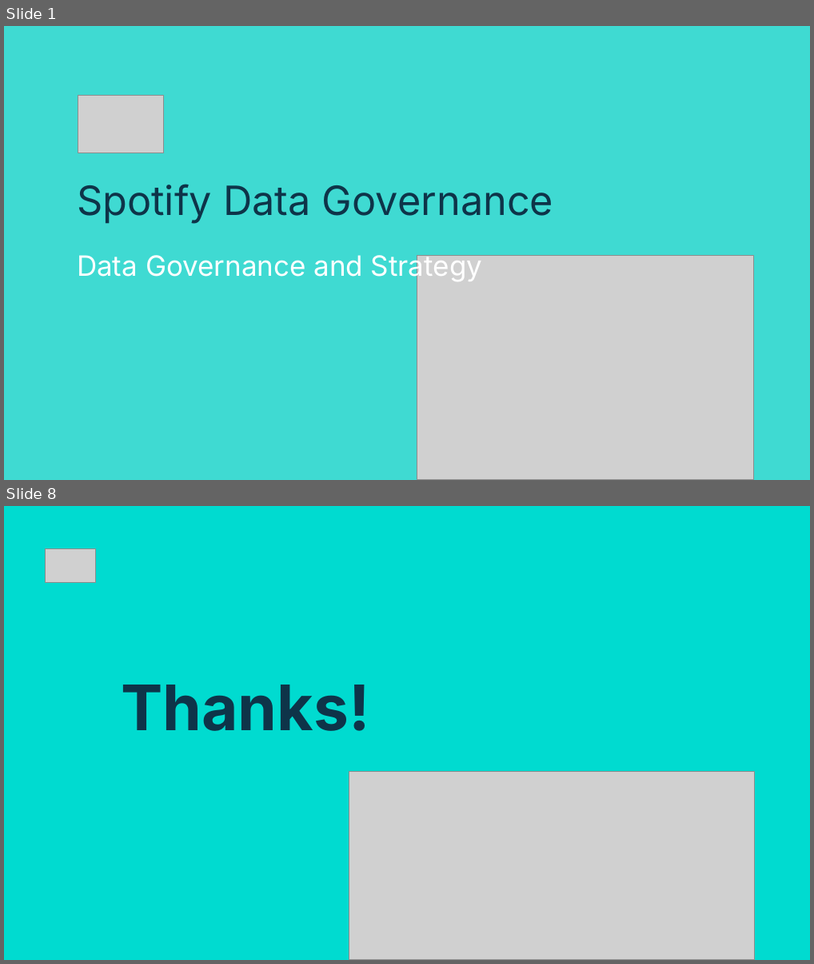
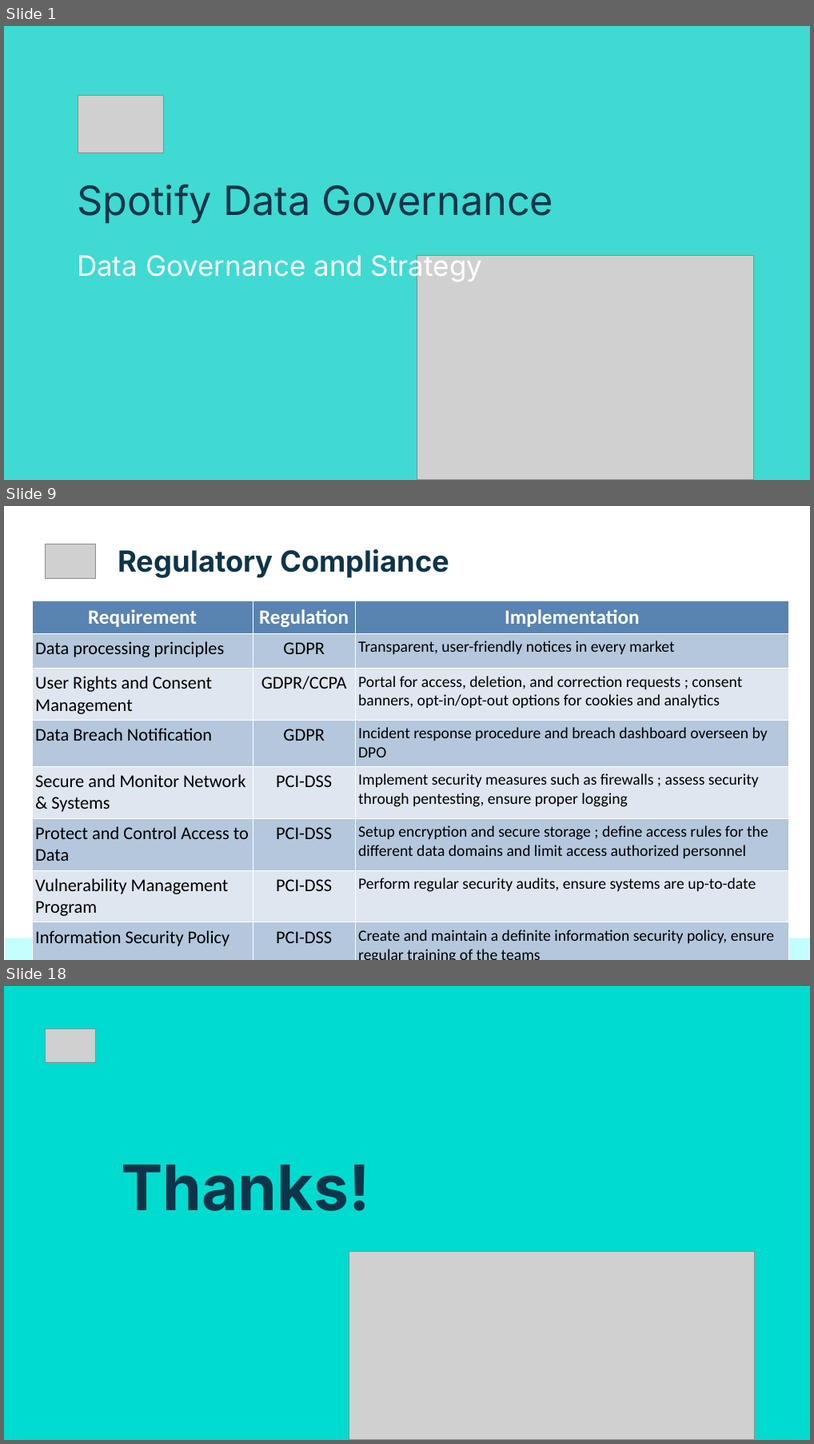
Before and after one commit to netesf13d/jedha-projects, a slide deck: 2-01-Spotify_Data_Governance/presentation/Presentation - 2-01 - Spotify Data Governance.odp. Shown one above the other, each under a label of ours: slides 1 and 8 before the commit, slides 1, 9 and 18 after it; the slides between them are not shown. The pictures are 814x964 and 814x1444 pixels, drawn with LibreOffice and Linux fonts; fonts in the diff are those of the drawing; grey boxes stand for pictures. Boxes give left, top, right and bottom in pixels: in the first picture for what was removed or moved away, otherwise in the second. Text is boxed around its words. In the diff, an @@ line names an element or a change of style, - is before the commit and + after.

```diff
--- a/2-01-Spotify_Data_Governance/presentation/Presentation - 2-01 - Spotify Data Governance.odp
+++ b/2-01-Spotify_Data_Governance/presentation/Presentation - 2-01 - Spotify Data Governance.odp
@@ slide 9 added at bbox=[4, 506, 810, 960], background #FFFFFF @@
@@ picture added at bbox=[45, 544, 96, 578] @@
@@ title added at bbox=[118, 549, 450, 578], 26 pt, text #0E3449, bold @@
+Regulatory Compliance
@@ table added at bbox=[32, 600, 790, 956], 8 rows, 3 columns @@
+Requirement | Regulation | Implementation
+Data processing principles | GDPR | Transparent, user-friendly notices in every market
+User Rights and Consent Management | GDPR/CCPA | Portal for access, deletion, and correction requests ; consent banners, opt-in/opt-out options for cookies and analytics
+Data Breach Notification | GDPR | Incident response procedure and breach dashboard overseen by DPO
+Secure and Monitor Network & Systems | PCI-DSS | Implement security measures such as firewalls ; assess security through pentesting, ensure proper logging
+Protect and Control Access to Data | PCI-DSS | Setup encryption and secure storage ; define access rules for the different data domains and limit access authorized personnel
+Vulnerability Management Program | PCI-DSS | Perform regular security audits, ensure systems are up-to-date
+Information Security Policy | PCI-DSS | Create and maintain a definite information security policy, ensure regular training of the teams
@@ rectangle added at bbox=[5, 937, 810, 959], fill #C3FFFC @@
@@ what was slide 8 is now slide 18 @@
```
Also in this commit, not shown: 15 other slides added, 6 slides removed, 6 other files.
